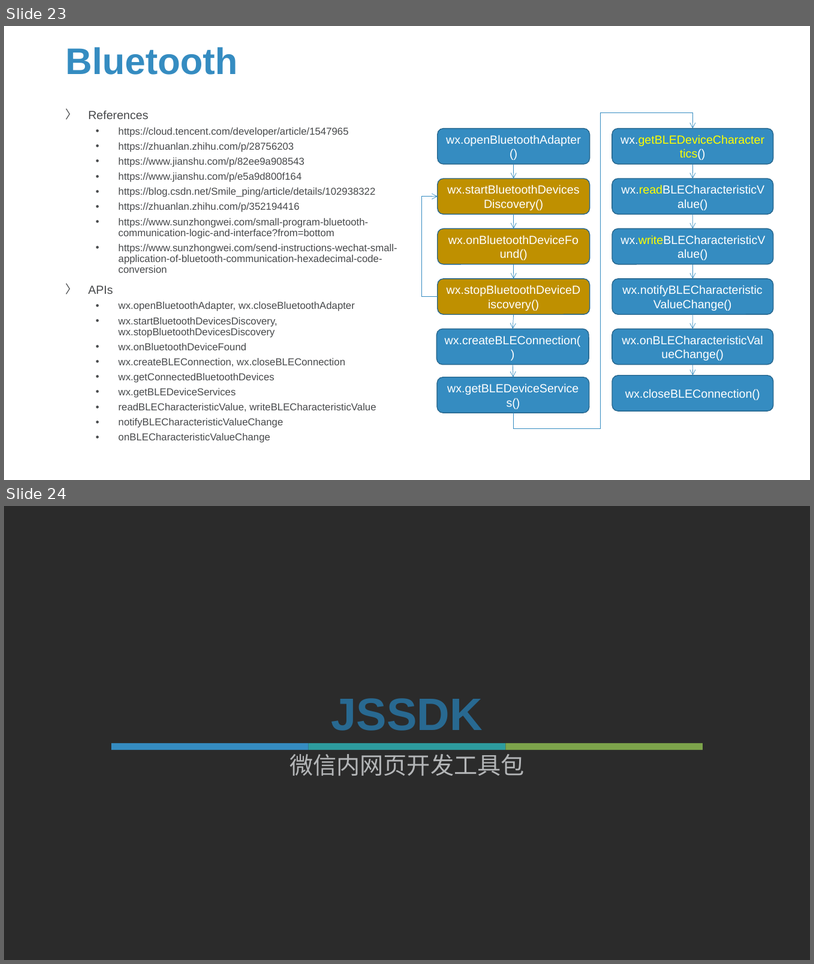
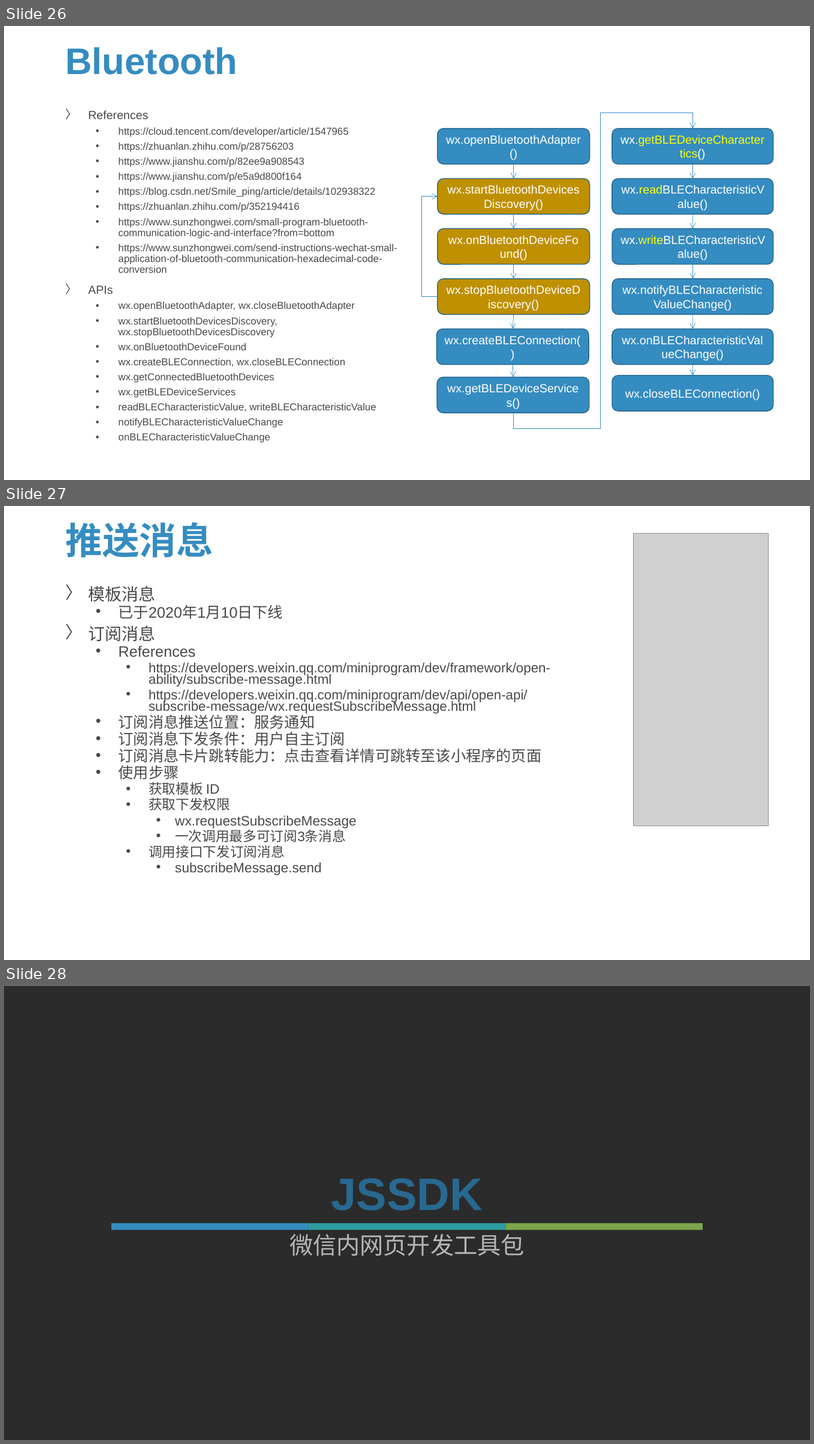
Before and after one commit to Sparks-Lu/TechNotes, a slide deck: Web/WeChat-Notes.pptx. Shown one above the other, each under a label of ours: slides 23 and 24 before the commit, slides 26, 27 and 28 after it. The pictures are 814x964 and 814x1444 pixels, drawn with LibreOffice and Linux fonts; fonts in the diff are those of the drawing; grey boxes stand for pictures; background and template pictures are left out; a plain dark background stands for a picture behind light text. Boxes give left, top, right and bottom in pixels: in the first picture for what was removed or moved away, otherwise in the second. Text is boxed around its words. In the diff, an @@ line names an element or a change of style, - is before the commit and + after.

```diff
--- a/Web/WeChat-Notes.pptx
+++ b/Web/WeChat-Notes.pptx
@@ slide 27 added at [4,506,810,960], background picture (left out) @@
@@ title added at [65,522,213,558], 44 pt, text #358CC1, bold @@
+推送消息
@@ picture added at [634,533,768,825] @@
@@ text added at [88,586,551,875], 16 pt, text #47494B @@
+〉 模板消息
+  • 已于2020年1月10日下线
+〉 订阅消息
+  • References
+    • https://developers.weixin.qq.com/miniprogram/dev/framework/open-ability/subscribe-message.html
+    • https://developers.weixin.qq.com/miniprogram/dev/api/open-api/subscribe-message/wx.requestSubscribeMessage.html
+  • 订阅消息推送位置：服务通知
+  • 订阅消息下发条件：用户自主订阅
+  • 订阅消息卡片跳转能力：点击查看详情可跳转至该小程序的页面
+  • 使用步骤
+    • 获取模板 ID
+    • 获取下发权限
+      • wx.requestSubscribeMessage
+      • 一次调用最多可订阅3条消息
+    • 调用接口下发订阅消息
+      • subscribeMessage.send
@@ what was slide 23 is now slide 26 @@
@@ what was slide 24 is now slide 28 @@
```
Also in this commit, not shown: 3 other slides added, 5 other files.
